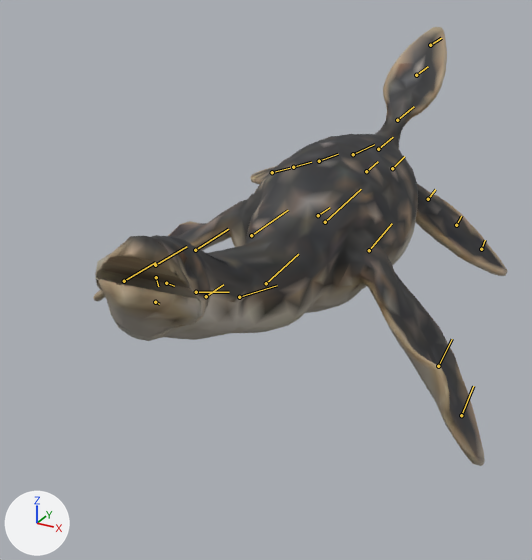
The glTF model public/assets/triassic/creatures/rhaeticosaurus.lod1.glb: old version first, new version second.
Both versions are drawn from a 50 mm lens placed at (2.11, -4.61, 1.71), pointed at (-0.18, -0.44, -0.37). Arrows for +X, +Y and +Z are at lower left; the lights stay in place. The older version comes first. Both versions are drawn at frame 6 of the action 'Heavy'; the numbers are the values there. The bones that change, and the others that lie on the model, are drawn over the model as lines.

The first picture shows 'Rhaeticosaurus procedural volume twin', 'Rhaeticosaurus procedural volume twin lower jaw'.
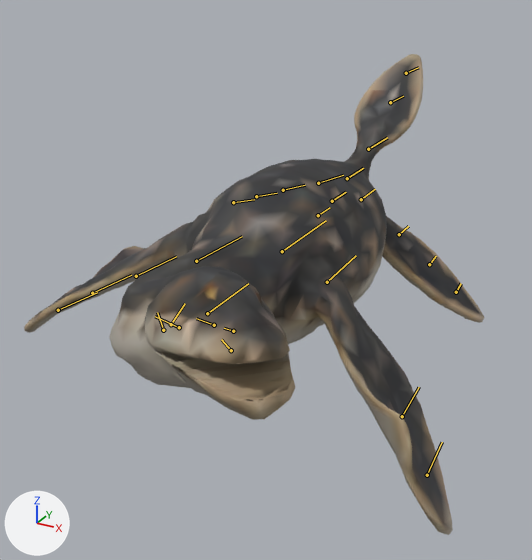
Pixel boxes (x1, y1, x2, y2) of what changed, in the pictures (532 x 560 px):
'Rhaeticosaurus procedural volume twin', posed (11% wider, 10% taller): before (93, 27, 507, 466); after (24, 54, 484, 535)
'Rhaeticosaurus procedural volume twin lower jaw', posed: before (95, 278, 201, 338); after (156, 351, 295, 420)
bone 'body', root to tip: before (325, 222) to (361, 189); after (282, 251) to (326, 220)
bone 'neck_00', root to tip: before (239, 297) to (277, 285); after (171, 324) to (185, 303)
bone 'neck_01', root to tip: before (206, 296) to (223, 284); after (163, 330) to (157, 312)
bone 'neck_02', root to tip: before (196, 292) to (229, 292); after (179, 327) to (155, 316)
bone 'neck_03', root to tip: before (166, 283) to (174, 286); after (214, 325) to (196, 318)
bone 'skull', root to tip: before (156, 277) to (158, 286); after (233, 331) to (224, 328)

Patch to the scene script:
```diff
--- a/public/assets/triassic/creatures/rhaeticosaurus.lod1.glb.py
+++ b/public/assets/triassic/creatures/rhaeticosaurus.lod1.glb.py
@@ bone_body @@
 bone_body = bpy.data.objects['Rhaeticosaurus_Rig'].pose.bones['body']  # child of 'root'
-bone_body.location = (0.0, 0.117, 0.0)
-bone_body.rotation_quaternion = (0.999, 0.049, 0.0, 0.0)  # degrees (6, 0, 0)
+bone_body.location = (0.0, -0.583, 0.0)
+bone_body.rotation_quaternion = (1.0, 0.004, 0.0, 0.0)  # degrees (0, 0, 0)
@@ bone_neck_00 @@
 bone_neck_00 = bpy.data.objects['Rhaeticosaurus_Rig'].pose.bones['neck_00']  # child of 'chest'
-bone_neck_00.rotation_quaternion = (0.984, -0.077, 0.012, -0.158)  # degrees (-9, 0, -18)
+bone_neck_00.rotation_quaternion = (0.981, -0.045, -0.009, 0.187)  # degrees (-5, 0, 22)
@@ bone_neck_01 @@
 bone_neck_01 = bpy.data.objects['Rhaeticosaurus_Rig'].pose.bones['neck_01']  # child of 'neck_00'
-bone_neck_01.rotation_quaternion = (0.962, -0.075, -0.021, 0.263)  # degrees (-9, 0, 31)
+bone_neck_01.rotation_quaternion = (0.983, -0.046, -0.008, 0.178)  # degrees (-5, 0, 21)
@@ bone_neck_02 @@
 bone_neck_02 = bpy.data.objects['Rhaeticosaurus_Rig'].pose.bones['neck_02']  # child of 'neck_01'
-bone_neck_02.rotation_quaternion = (0.984, -0.077, 0.012, -0.157)  # degrees (-9, 0, -18)
+bone_neck_02.rotation_quaternion = (0.99, -0.046, -0.006, 0.132)  # degrees (-5, 0, 15)
@@ bone_neck_03 @@
 bone_neck_03 = bpy.data.objects['Rhaeticosaurus_Rig'].pose.bones['neck_03']  # child of 'neck_02'
-bone_neck_03.rotation_quaternion = (0.962, -0.075, -0.021, 0.263)  # degrees (-9, 0, 31)
+bone_neck_03.rotation_quaternion = (0.995, -0.046, 0.004, -0.083)  # degrees (-5, 0, -10)
@@ bone_skull @@
 bone_skull = bpy.data.objects['Rhaeticosaurus_Rig'].pose.bones['skull']  # child of 'neck_03'
-bone_skull.rotation_quaternion = (0.991, -0.136, 0.0, 0.0)  # degrees (-16, 0, 0)
+bone_skull.rotation_quaternion = (1.0, -0.009, 0.0, 0.0)  # degrees (-1, 0, 0)
```
